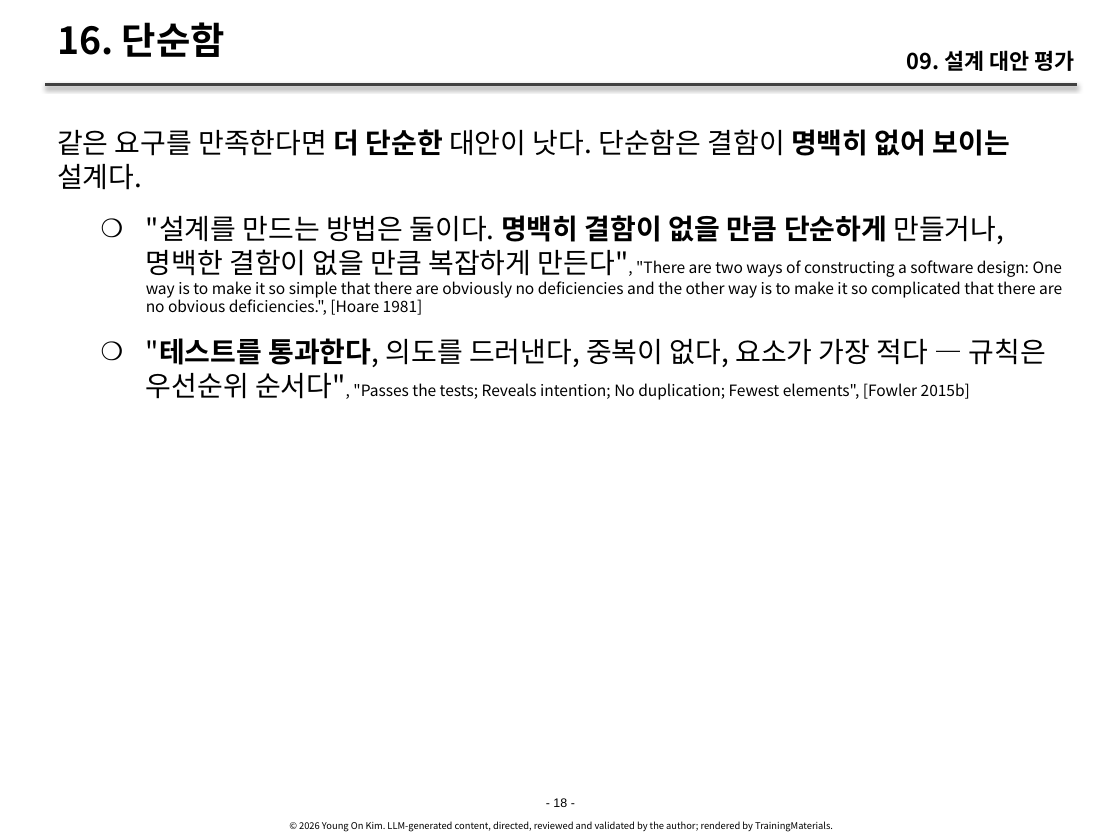
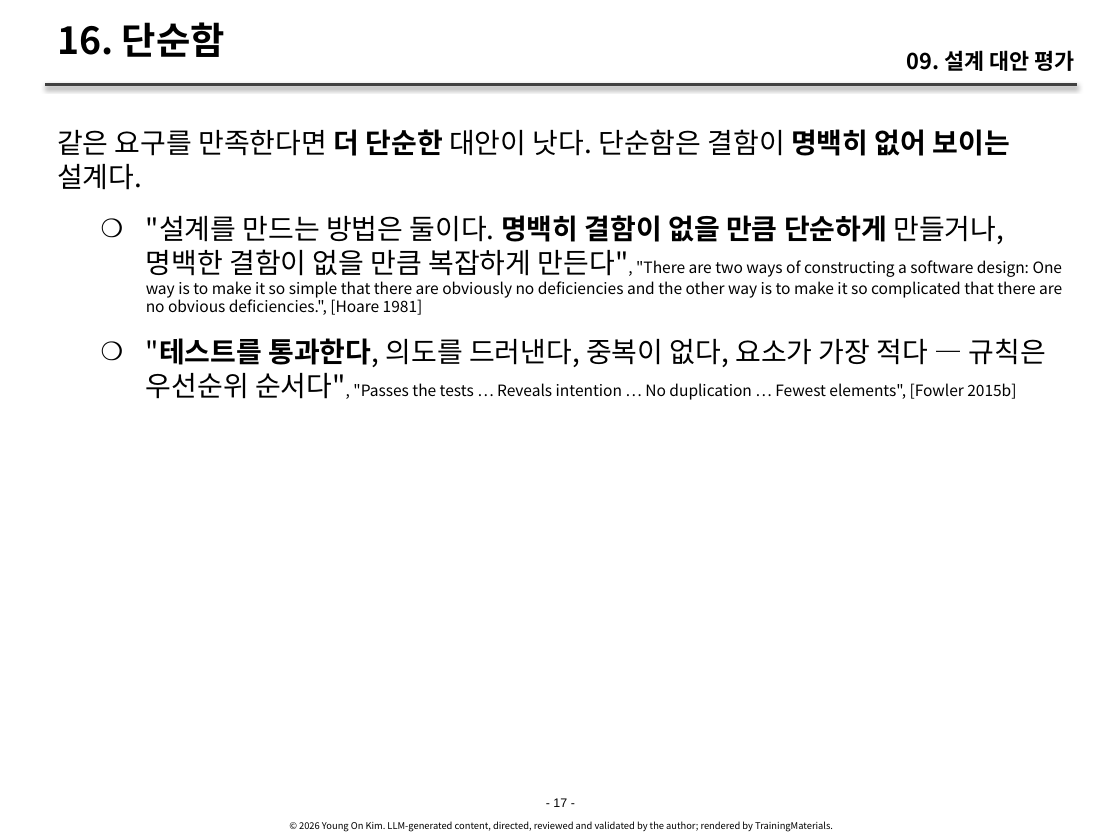
Before and after one commit to YoungSan77/TrainingMaterials, a slide deck: slide 17 of courses/ooad/sessions/s09.pptx (slide 18 before the commit). Drawn at 1120x840 pixels with LibreOffice and Linux fonts; fonts in the diff are those of the drawing. Boxes give left, top, right and bottom in pixels: in the first picture for what was removed or moved away, otherwise in the second. Text is boxed around its words. In the diff, an @@ line names an element or a change of style, - is before the commit and + after.

```diff
--- a/courses/ooad/sessions/s09.pptx
+++ b/courses/ooad/sessions/s09.pptx
@@ text at (146,338,1046,400): text changed @@
-    ❍ "테스트를 통과한다, 의도를 드러낸다, 중복이 없다, 요소가 가장 적다 — 규칙은 우선순위 순서다", "Passes the tests; Reveals intention; No duplication; Fewest elements", [Fowler 2015b]
+    ❍ "테스트를 통과한다, 의도를 드러낸다, 중복이 없다, 요소가 가장 적다 — 규칙은 우선순위 순서다", "Passes the tests … Reveals intention … No duplication … Fewest elements", [Fowler 2015b]
@@ text at (553,798,567,807): text changed @@
-- 18 -
+- 17 -
```
Also in this commit, not shown: 36 other slides changed, 1 slide removed, 46 other files.
